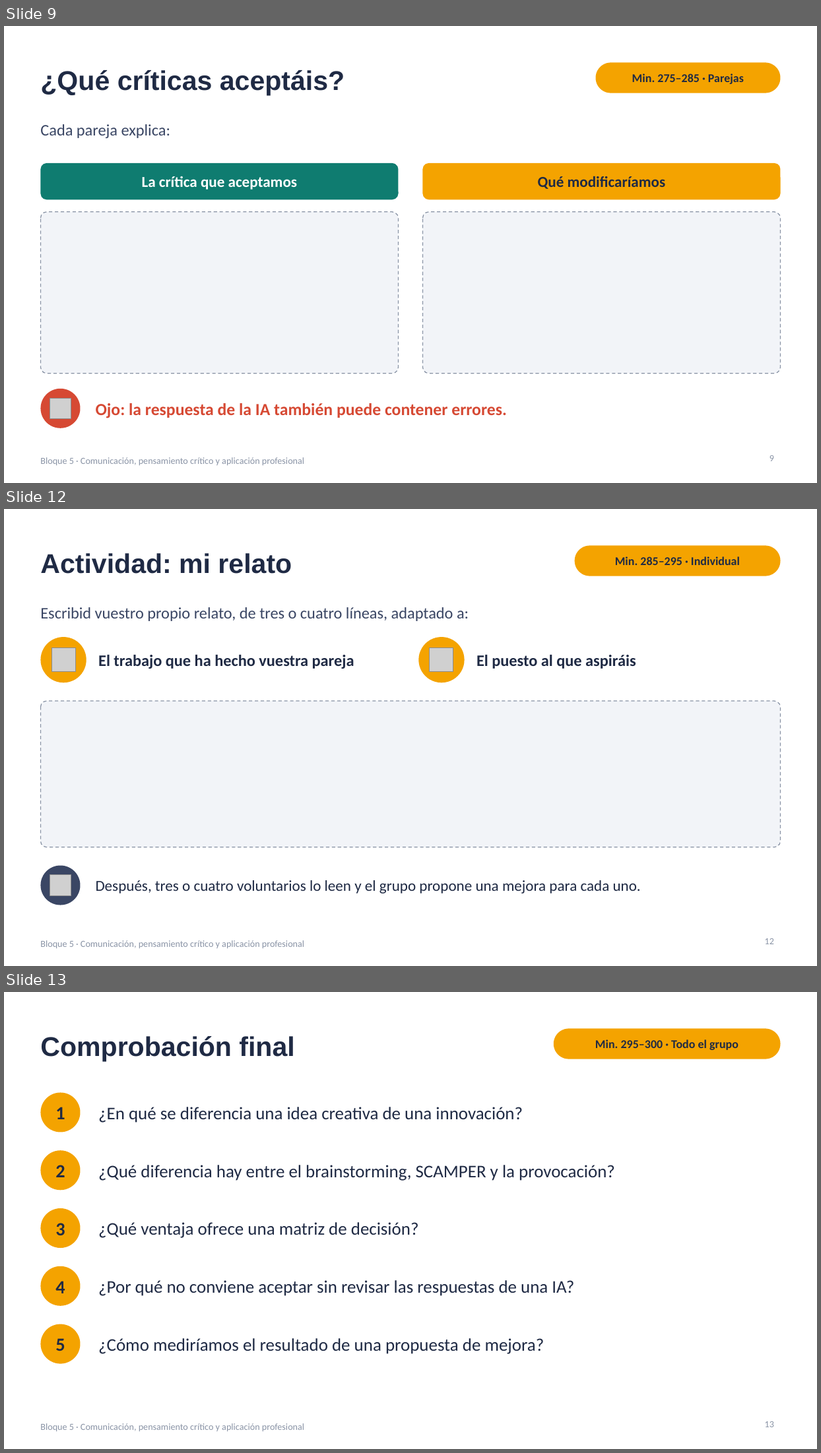
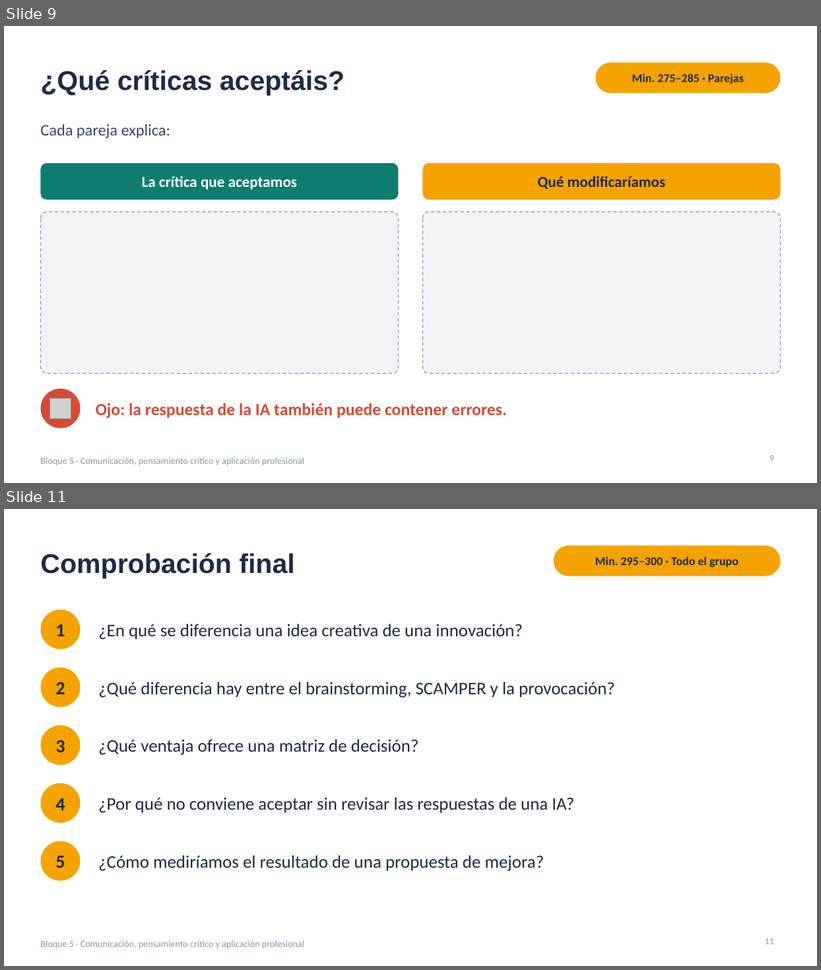
Before and after one commit to jjnieto/creatividad-ofimatica-ia, a slide deck: diapositivas/bloque5.pptx. Shown one above the other, each under a label of ours: slides 9, 12 and 13 before the commit, slides 9 and 11 after it; the slides between them are not shown. The pictures are 821x1453 and 821x970 pixels, drawn with LibreOffice and Linux fonts; fonts in the diff are those of the drawing; grey boxes stand for pictures. Boxes give left, top, right and bottom in pixels: in the first picture for what was removed or moved away, otherwise in the second. Text is boxed around its words. In the diff, an @@ line names an element or a change of style, - is before the commit and + after.

```diff
--- a/diapositivas/bloque5.pptx
+++ b/diapositivas/bloque5.pptx
@@ slide 12 removed at box(4, 509, 817, 966), background #FFFFFF; not listed: 1 template element that a slide beside it also shows @@
@@ rounded rectangle removed at box(575, 545, 781, 576) @@
@@ title removed at box(40, 553, 292, 574) @@
-Actividad: mi relato
@@ text removed at box(615, 557, 740, 565) @@
-Min. 285–295 · Individual
@@ text removed at box(40, 607, 469, 621) @@
-Escribid vuestro propio relato, de tres o cuatro líneas, adaptado a:
@@ ellipse removed at box(40, 637, 86, 683) @@
@@ ellipse removed at box(418, 637, 465, 683) @@
@@ picture removed at box(52, 648, 75, 672) @@
@@ text removed at box(98, 655, 354, 669) @@
-El trabajo que ha hecho vuestra pareja
@@ picture removed at box(430, 648, 453, 672) @@
@@ text removed at box(477, 655, 636, 669) @@
-El puesto al que aspiráis
@@ rounded rectangle removed at box(40, 701, 781, 848) @@
@@ ellipse removed at box(40, 866, 81, 906) @@
@@ picture removed at box(50, 875, 71, 896) @@
@@ text removed at box(96, 881, 641, 894) @@
-Después, tres o cuatro voluntarios lo leen y el grupo propone una mejora para cada uno.
@@ page number removed at box(765, 939, 774, 945) @@
-12
@@ what was slide 13 is now slide 11 @@
@@ page number at box(765, 939, 774, 945): text changed @@
-13
+11
```
Also in this commit, not shown: 2 slides changed, 1 other slide removed, 1 other file.
